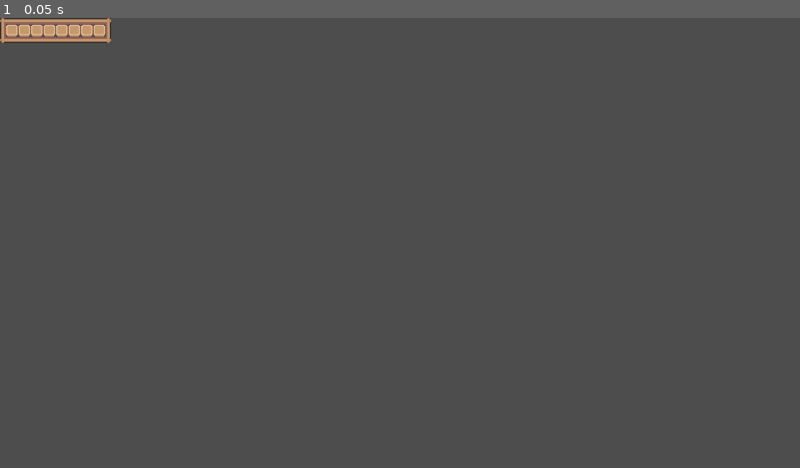
Above: before the commit, frame 1.
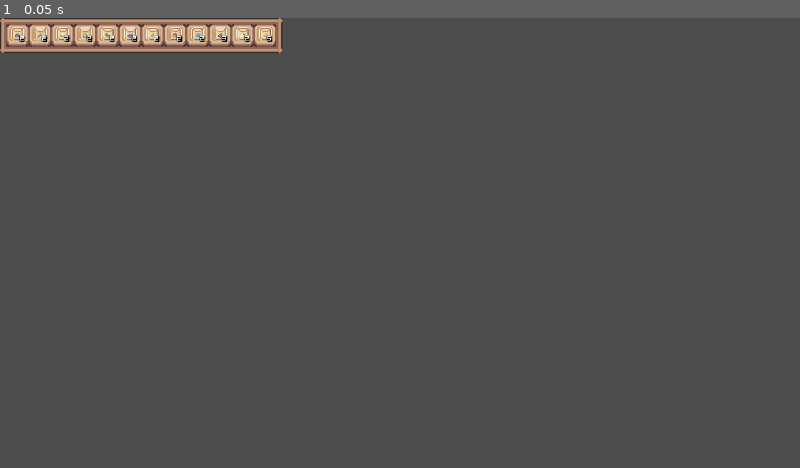
Above: after the commit, the same moment.

Repository: Tanaphat-Macx/MyGarden
Game: Godot game, scene res://Scene/UI/inventory.tscn
The game is run twice, just before and just after one commit, with the same random seed, the same clock (stepped at 60 frames per second) and the same inputs. This scene is started directly instead of the project's main scene.
Inputs:
- Up to frame 1 (0.05 s): no input

The runs differ from the first frame. In frame 1, 2.3% of the frame differs, in the area x 0-36%, y 0-8%.

Commit message:
update 1.2.2
- Inventory Fixed
- ItemInfo Fixed

Diff:
--- a/Asset/Objects/Items/Seed bags/Beetroot.tres
+++ b/Asset/Objects/Items/Seed bags/Beetroot.tres
@@ -4,4 +4,5 @@
 
 [resource]
 atlas = ExtResource("1_40rs0")
-region = Rect2(0, 192, 16, 16)
+region = Rect2(1, 192, 14, 15)
+margin = Rect2(-0.3, 2.08165e-12, 2.08165e-12, 2.08165e-12)
--- a/Asset/Objects/Items/Seed bags/Carrot.tres
+++ b/Asset/Objects/Items/Seed bags/Carrot.tres
@@ -4,4 +4,5 @@
 
 [resource]
 atlas = ExtResource("1_ajhcj")
-region = Rect2(0, 32, 16, 16)
+region = Rect2(1, 32, 14, 15)
+margin = Rect2(-0.3, 2.08165e-12, 2.08165e-12, 2.08165e-12)
--- a/Asset/Objects/Items/Seed bags/Cauliflower.tres
+++ b/Asset/Objects/Items/Seed bags/Cauliflower.tres
@@ -4,4 +4,4 @@
 
 [resource]
 atlas = ExtResource("1_frfqa")
-region = Rect2(0, 48, 16, 16)
+region = Rect2(1, 48, 14, 15)
--- a/Asset/Objects/Items/Seed bags/Corn.tres
+++ b/Asset/Objects/Items/Seed bags/Corn.tres
@@ -4,4 +4,4 @@
 
 [resource]
 atlas = ExtResource("1_kbd32")
-region = Rect2(0, 16, 16, 16)
+region = Rect2(1, 16, 14, 15)
--- a/Asset/Objects/Items/Seed bags/Cucumber.tres
+++ b/Asset/Objects/Items/Seed bags/Cucumber.tres
@@ -4,4 +4,4 @@
 
 [resource]
 atlas = ExtResource("1_5d16x")
-region = Rect2(0, 224, 16, 16)
+region = Rect2(1, 224, 14, 15)
--- a/Asset/Objects/Items/Seed bags/Eggplant.tres
+++ b/Asset/Objects/Items/Seed bags/Eggplant.tres
@@ -4,4 +4,4 @@
 
 [resource]
 atlas = ExtResource("1_waxiv")
-region = Rect2(0, 80, 16, 16)
+region = Rect2(1, 80, 14, 15)
--- a/Asset/Objects/Items/Seed bags/IcebergSalat.tres
+++ b/Asset/Objects/Items/Seed bags/IcebergSalat.tres
@@ -4,4 +4,4 @@
 
 [resource]
 atlas = ExtResource("1_u1o3r")
-region = Rect2(0, 112, 16, 16)
+region = Rect2(1, 112, 14, 15)
--- a/Asset/Objects/Items/Seed bags/Pumpkin.tres
+++ b/Asset/Objects/Items/Seed bags/Pumpkin.tres
@@ -4,4 +4,4 @@
 
 [resource]
 atlas = ExtResource("1_qbua0")
-region = Rect2(0, 144, 16, 16)
+region = Rect2(1, 144, 14, 15)
--- a/Asset/Objects/Items/Seed bags/Starfruit.tres
+++ b/Asset/Objects/Items/Seed bags/Starfruit.tres
@@ -4,4 +4,4 @@
 
 [resource]
 atlas = ExtResource("1_fe2k1")
-region = Rect2(0, 208, 16, 16)
+region = Rect2(1, 208, 14, 15)
--- a/Asset/Objects/Items/Seed bags/Tomato.tres
+++ b/Asset/Objects/Items/Seed bags/Tomato.tres
@@ -4,4 +4,4 @@
 
 [resource]
 atlas = ExtResource("1_euqfr")
-region = Rect2(0, 64, 16, 16)
+region = Rect2(1, 64, 14, 15)
--- a/Asset/Objects/Items/Seed bags/Turnip.tres
+++ b/Asset/Objects/Items/Seed bags/Turnip.tres
@@ -4,4 +4,4 @@
 
 [resource]
 atlas = ExtResource("1_tvf8y")
-region = Rect2(0, 160, 16, 16)
+region = Rect2(1, 160, 14, 15)
--- a/Asset/Objects/Items/Seed bags/Wheat.tres
+++ b/Asset/Objects/Items/Seed bags/Wheat.tres
@@ -4,4 +4,4 @@
 
 [resource]
 atlas = ExtResource("1_4mxgq")
-region = Rect2(0, 128, 16, 16)
+region = Rect2(1, 128, 14, 15)
--- /dev/null
+++ b/Asset/UI/ItemSlot/select.tres
@@ -0,0 +1,8 @@
+[gd_resource type="AtlasTexture" load_steps=2 format=3 uid="uid://cxylbfsof5gpo"]
+
+[ext_resource type="Texture2D" uid="uid://cw0w2uv4l7m7f" path="res://Asset/UI/Sprite sheet for Basic Pack.png" id="1_frc2i"]
+
+[resource]
+atlas = ExtResource("1_frc2i")
+region = Rect2(144, 143, 32, 33)
+margin = Rect2(-6.3, -7, -10, -10)
--- a/Resource/seed_data.gd
+++ b/Resource/seed_data.gd
@@ -18,11 +18,11 @@
 		vegetableDataResource.quantity -= 1
 	quanity_changed.emit(vegetableDataResource.quantity)
 
-func get_texture() -> Texture:
+func get_texture() -> Texture: #Return Image
 	return vegetableDataResource.texture
 
-func get_quantity() -> int:
+func get_quantity() -> int: #Return Integer
 	return vegetableDataResource.quantity
 
-func get_seed_name() -> String:
+func get_seed_name() -> String: #Return String
 	return vegetableDataResource.get_vegetable_name()
--- a/Resource/seed_resource.gd
+++ b/Resource/seed_resource.gd
@@ -9,7 +9,7 @@
 			return child
 	return null
 
-func get_sie() -> int:
+func get_size() -> int:
 	return seedList.size()
 
 func get_seed_list() -> Array[SeedData]:
--- /dev/null
+++ b/Scene/UI/background.tscn
@@ -0,0 +1,10 @@
+[gd_scene load_steps=2 format=3 uid="uid://cj75xabubcggt"]
+
+[ext_resource type="Texture2D" uid="uid://gj4l51sxyhhb" path="res://Asset/UI/ItemSlot/111.tres" id="1_7m8c4"]
+
+[node name="Background" type="NinePatchRect"]
+texture = ExtResource("1_7m8c4")
+patch_margin_left = 7
+patch_margin_top = 7
+patch_margin_right = 7
+patch_margin_bottom = 7
--- a/Scene/UI/inventory.tscn
+++ b/Scene/UI/inventory.tscn
@@ -1,54 +1,36 @@
-[gd_scene load_steps=3 format=3 uid="uid://41fslbek2g2q"]
+[gd_scene load_steps=6 format=3 uid="uid://41fslbek2g2q"]
 
-[ext_resource type="Texture2D" uid="uid://gj4l51sxyhhb" path="res://Asset/UI/ItemSlot/111.tres" id="1_r7dw3"]
+[ext_resource type="Script" path="res://Scripts/UI/inventory.gd" id="1_pl6ln"]
+[ext_resource type="PackedScene" uid="uid://cj75xabubcggt" path="res://Scene/UI/background.tscn" id="2_n52s2"]
 [ext_resource type="PackedScene" uid="uid://ryhffjv7ffrc" path="res://Scene/UI/slot_container.tscn" id="2_vxlub"]
+[ext_resource type="Texture2D" uid="uid://cxylbfsof5gpo" path="res://Asset/UI/ItemSlot/select.tres" id="3_3fj68"]
+[ext_resource type="Resource" uid="uid://drpwllkjxheby" path="res://Resource/seed_resource.tres" id="3_tpuov"]
 
 [node name="Inventory" type="PanelContainer"]
-offset_right = 86.0
-offset_bottom = 40.0
+offset_right = 24.0
+offset_bottom = 25.0
+script = ExtResource("1_pl6ln")
+slotScene = ExtResource("2_vxlub")
+seedResource = ExtResource("3_tpuov")
 
-[node name="Background" type="NinePatchRect" parent="."]
+[node name="Background" parent="." instance=ExtResource("2_n52s2")]
 layout_mode = 2
-texture = ExtResource("1_r7dw3")
-patch_margin_left = 7
-patch_margin_top = 7
-patch_margin_right = 7
-patch_margin_bottom = 7
 
 [node name="MarginContainer" type="MarginContainer" parent="."]
 layout_mode = 2
-theme_override_constants/margin_left = 9
+theme_override_constants/margin_left = 10
 theme_override_constants/margin_top = 10
-theme_override_constants/margin_right = 9
+theme_override_constants/margin_right = 10
+theme_override_constants/margin_bottom = 10
 
-[node name="GridContainer" type="GridContainer" parent="MarginContainer"]
+[node name="Grid" type="GridContainer" parent="MarginContainer"]
 layout_mode = 2
 theme_override_constants/h_separation = 0
 columns = 8
 
-[node name="SlotContainer" parent="MarginContainer/GridContainer" instance=ExtResource("2_vxlub")]
+[node name="selectTexture" type="TextureRect" parent="MarginContainer"]
+visible = false
 layout_mode = 2
-
-[node name="SlotContainer2" parent="MarginContainer/GridContainer" instance=ExtResource("2_vxlub")]
-layout_mode = 2
-
-[node name="SlotContainer3" parent="MarginContainer/GridContainer" instance=ExtResource("2_vxlub")]
-layout_mode = 2
-
-[node name="SlotContainer4" parent="MarginContainer/GridContainer" instance=ExtResource("2_vxlub")]
-layout_mode = 2
-
-[node name="SlotContainer5" parent="MarginContainer/GridContainer" instance=ExtResource("2_vxlub")]
-layout_mode = 2
-
-[node name="SlotContainer6" parent="MarginContainer/GridContainer" instance=ExtResource("2_vxlub")]
-layout_mode = 2
-
-[node name="SlotContainer7" parent="MarginContainer/GridContainer" instance=ExtResource("2_vxlub")]
-layout_mode = 2
-
-[node name="SlotContainer8" parent="MarginContainer/GridContainer" instance=ExtResource("2_vxlub")]
-layout_mode = 2
-
-[node name="selectTexture" type="TextureRect" parent="MarginContainer"]
-layout_mode = 2
+mouse_filter = 2
+texture = ExtResource("3_3fj68")
+stretch_mode = 4
--- a/Scene/UI/item_info.tscn
+++ b/Scene/UI/item_info.tscn
@@ -9,7 +9,22 @@
 font_size = 8
 outline_size = 2
 outline_color = Color(0, 0, 0, 1)
-shadow_color = Color(0, 0, 0, 0.72549)
+shadow_color = Color(0, 0, 0, 1)
+
+[sub_resource type="Animation" id="Animation_76g0t"]
+length = 0.001
+tracks/0/type = "value"
+tracks/0/imported = false
+tracks/0/enabled = true
+tracks/0/path = NodePath("MarginContainer/SeedBag/Label:modulate")
+tracks/0/interp = 1
+tracks/0/loop_wrap = true
+tracks/0/keys = {
+"times": PackedFloat32Array(0),
+"transitions": PackedFloat32Array(1),
+"update": 0,
+"values": [Color(1, 1, 1, 1)]
+}
 
 [sub_resource type="Animation" id="Animation_5rnl7"]
 resource_name = "flash"
@@ -28,21 +43,6 @@
 "values": [Color(1, 1, 1, 1), Color(0.87451, 0.145098, 0, 1), Color(1, 1, 1, 1), Color(0.87451, 0.145098, 0, 1), Color(1, 1, 1, 1)]
 }
 
-[sub_resource type="Animation" id="Animation_76g0t"]
-length = 0.001
-tracks/0/type = "value"
-tracks/0/imported = false
-tracks/0/enabled = true
-tracks/0/path = NodePath("MarginContainer/SeedBag/Label:modulate")
-tracks/0/interp = 1
-tracks/0/loop_wrap = true
-tracks/0/keys = {
-"times": PackedFloat32Array(0),
-"transitions": PackedFloat32Array(1),
-"update": 0,
-"values": [Color(1, 1, 1, 1)]
-}
-
 [sub_resource type="AnimationLibrary" id="AnimationLibrary_mupos"]
 _data = {
 "RESET": SubResource("Animation_76g0t"),
@@ -50,21 +50,24 @@
 }
 
 [node name="ItemInfo" type="TextureRect"]
+custom_minimum_size = Vector2(36, 36)
 offset_right = 32.0
 offset_bottom = 34.0
-scale = Vector2(5, 5)
 texture = ExtResource("1_i4cdy")
 script = ExtResource("2_i0bi2")
 
 [node name="MarginContainer" type="MarginContainer" parent="."]
-layout_mode = 0
-offset_left = 4.0
+layout_mode = 1
+offset_left = 7.5
 offset_top = 5.0
-offset_right = 28.0
-offset_bottom = 29.0
+offset_right = 21.5
+offset_bottom = 20.0
+scale = Vector2(1.5, 1.5)
 
 [node name="SeedBag" type="TextureRect" parent="MarginContainer"]
 layout_mode = 2
+size_flags_horizontal = 4
+size_flags_vertical = 4
 
 [node name="Label" type="Label" parent="MarginContainer/SeedBag"]
 layout_mode = 1
@@ -79,8 +82,6 @@
 offset_bottom = 0.599998
 grow_horizontal = 0
 grow_vertical = 0
-text = "
-"
 label_settings = SubResource("LabelSettings_64rm3")
 
 [node name="AnimationPlayer" type="AnimationPlayer" parent="."]
--- a/Scene/UI/slot_container.tscn
+++ b/Scene/UI/slot_container.tscn
@@ -6,6 +6,7 @@
 [node name="SlotContainer" type="PanelContainer"]
 offset_right = 32.0
 offset_bottom = 34.0
+scale = Vector2(5, 5)
 script = ExtResource("1_tmqsl")
 
 [node name="ItemInfo" parent="." instance=ExtResource("1_srv61")]
--- /dev/null
+++ b/Scripts/UI/inventory.gd
@@ -0,0 +1,30 @@
+extends PanelContainer
+
+
+@export var slotScene: PackedScene
+@export var seedResource : SeedResource
+
+@onready var grid: GridContainer = $MarginContainer/Grid
+@onready var select_texture: TextureRect = $MarginContainer/selectTexture
+
+func _ready() -> void:
+	grid.columns = seedResource.get_size()
+	add_new_slot(seedResource.get_seed_list())
+
+func add_new_slot(seedArray: Array[SeedData]) -> void:
+	for child in seedArray:
+		instant_slot(child)
+
+
+
+func _on_slot_selected(value) -> void:
+	changed_selected_slot(value)
+
+func changed_selected_slot(slot_pos) -> void:
+	select_texture.position.x = slot_pos.x + $MarginContainer.get_theme_constant("margin_left")
+
+func instant_slot(seedData: SeedData) -> void:
+	var slot = slotScene.instantiate()
+	grid.add_child(slot)
+	slot.connect("slot_selected", _on_slot_selected)
+	slot.setup(seedData)
--- a/Scripts/UI/slot_container.gd
+++ b/Scripts/UI/slot_container.gd
@@ -10,6 +10,9 @@
 	seedDataResource = value
 	seedDataResource.quanity_changed.connect(_on_quantity_changed)
 
+	# Pull SeedData to use
+	item_info.set_item_info(seedDataResource.get_texture(), seedDataResource.get_quantity())
+
 func _on_texture_button_button_down() -> void:
 	if  seedDataResource.seed_left():
 		Global_AutoLoad.emit_signal("seed_changed", seedDataResource)
--- a/project.godot
+++ b/project.godot
@@ -26,6 +26,13 @@
 window/size/viewport_height=720
 window/stretch/mode="viewport"
 window/stretch/aspect="expand"
+
+[file_customization]
+
+folder_colors={
+"res://Asset/Objects/Tree animations/": "green",
+"res://Asset/UI/": "orange"
+}
 
 [input]
 
